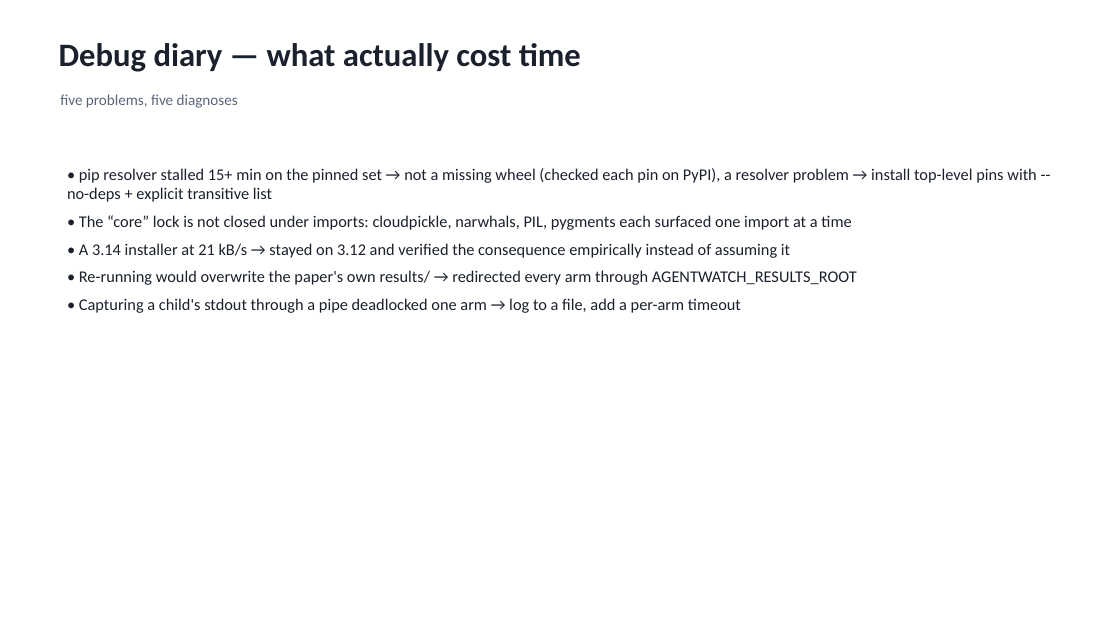
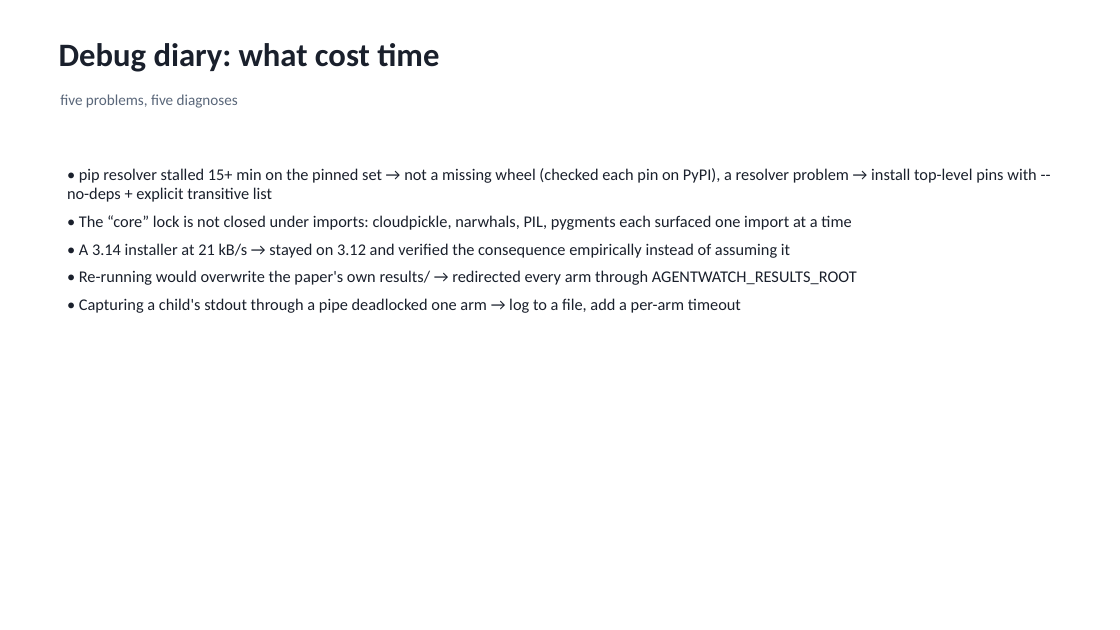
Before and after one commit to SamielSun/Individual-project-trajectory-sentinel-reproduce, a slide deck: slide 11 of slides/deck.pptx. Drawn at 1120x630 pixels with LibreOffice and Linux fonts; fonts in the diff are those of the drawing. Boxes give left, top, right and bottom in pixels: in the first picture for what was removed or moved away, otherwise in the second. Text is boxed around its words. In the diff, an @@ line names an element or a change of style, - is before the commit and + after.

```diff
--- a/slides/deck.pptx
+++ b/slides/deck.pptx
@@ text at box(59, 43, 439, 72): text changed @@
-Debug diary — what actually cost time
+Debug diary: what cost time
```
Also in this commit, not shown: 4 other slides changed, 2 other files.
